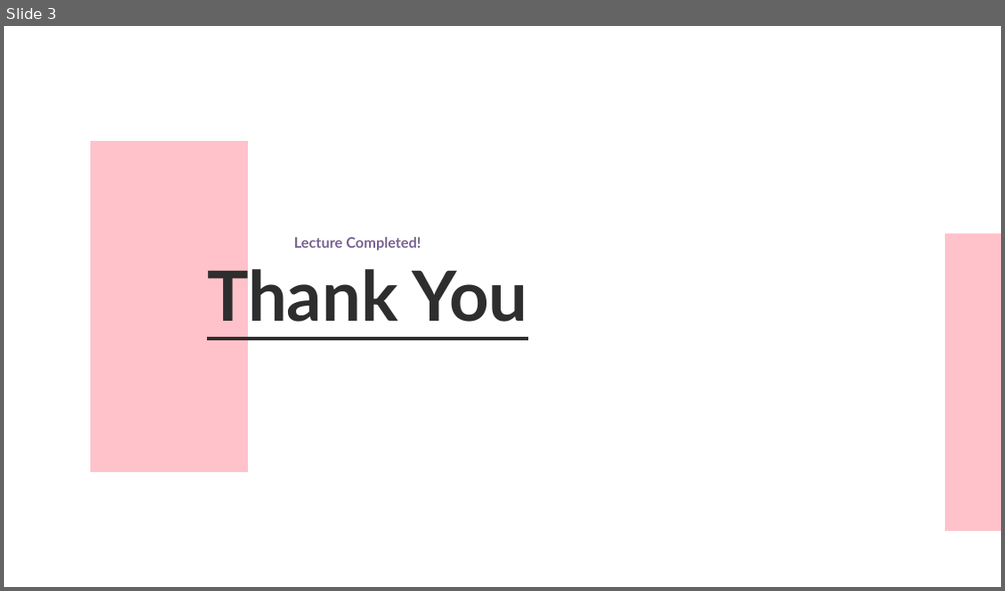
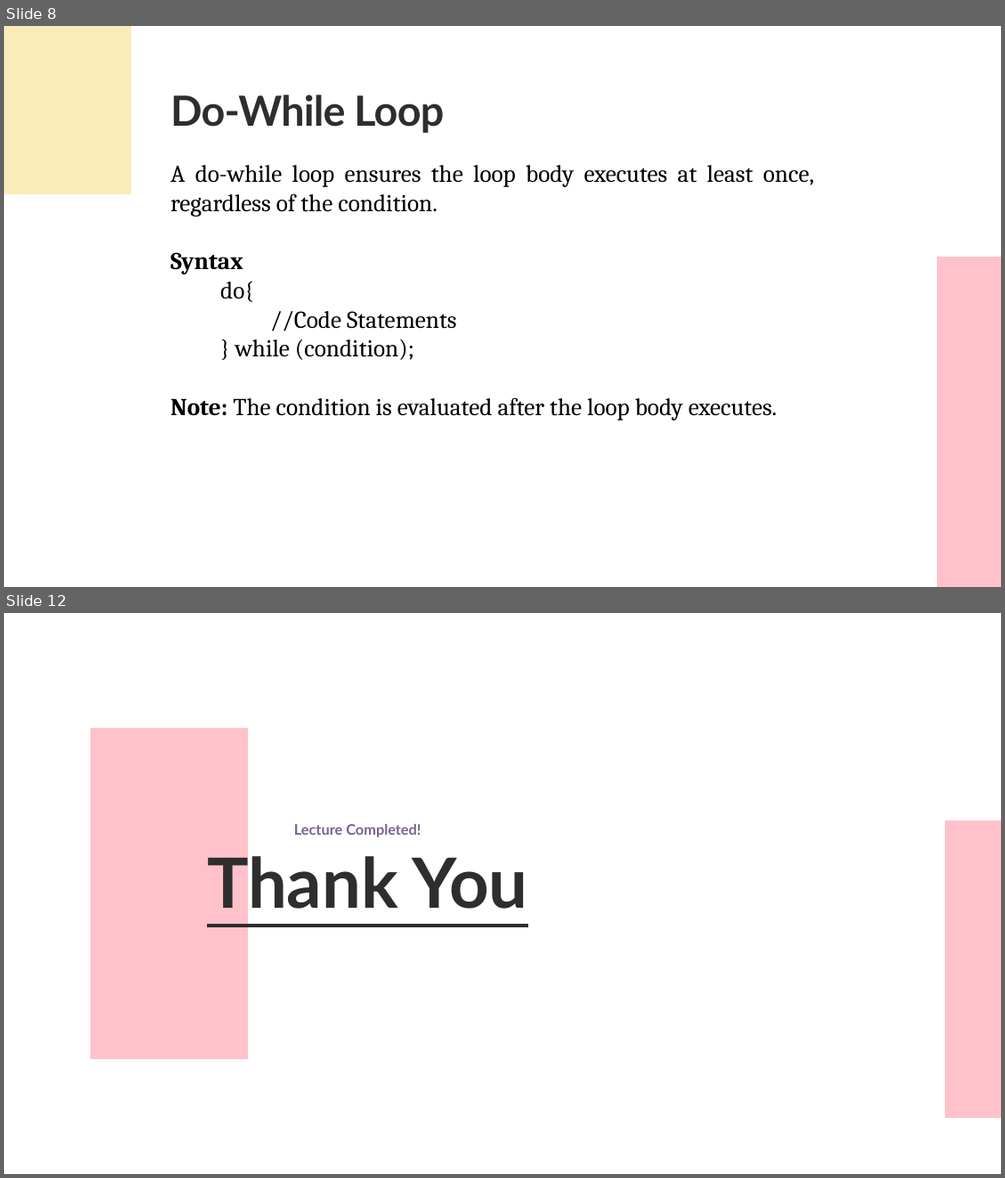
Before and after one commit to UKhayam/Programming-Fundamentals, a slide deck: PF-Lecture-05.pptx. Shown one above the other, each under a label of ours: slide 3 before the commit, slides 8 and 12 after it; the slides between them are not shown. The pictures are 1005x591 and 1005x1178 pixels, drawn with LibreOffice and Linux fonts; fonts in the diff are those of the drawing. Boxes give left, top, right and bottom in pixels: in the first picture for what was removed or moved away, otherwise in the second. Text is boxed around its words. In the diff, an @@ line names an element or a change of style, - is before the commit and + after.

```diff
--- a/PF-Lecture-05.pptx
+++ b/PF-Lecture-05.pptx
@@ slide 8 added at bbox=[4, 26, 1001, 587], background #FFFFFF @@
@@ freeform shape added at bbox=[4, 26, 131, 194], fill #F9ECB8 @@
@@ text added at bbox=[170, 95, 444, 133], 60 pt, text #2E2E2E, bold @@
+Do-While Loop
@@ text added at bbox=[170, 165, 814, 420], 35 pt, text #000000 @@
+A do-while loop ensures the loop body executes at least once, regardless of the condition.
+Syntax
+do{
+//Code Statements
+} while (condition);
+Note: The condition is evaluated after the loop body executes.
@@ freeform shape added at bbox=[937, 257, 1001, 587], fill #FFC2CA @@
@@ what was slide 3 is now slide 12 @@
```
Also in this commit, not shown: 1 slide changed, 9 other slides added, 1 slide removed, 4 other files.
